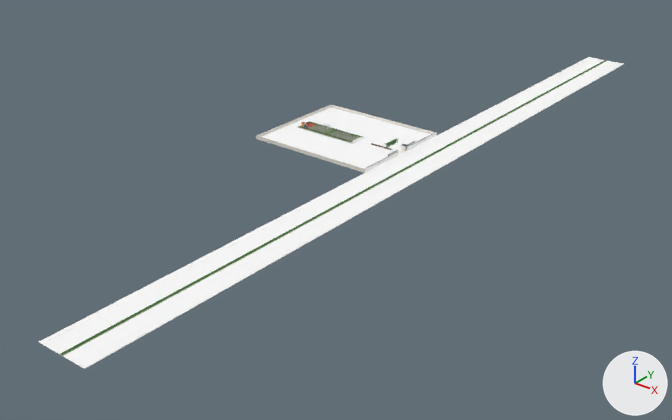
An edit to the glTF model public/models/site.glb, drawn before and after from the same camera.
Before and after are seen from a 50 mm camera at (339.0, -435.0, 216.0) aimed at (13.0, -27.0, -37.0). The axes (+X, +Y, +Z) are drawn at lower right. The lights are the same throughout. The first picture is the older version. Where no turn or scale is listed for an object, it has been applied to the vertices.

The older version as bpy lines, for what is in view:
```python
mat_asphalt = principled_material('asphalt')
mat_asphalt.base_color = (1.0, 1.0, 1.0)  # white #ffffff
mat_asphalt.roughness = 0.95
mat_footpath = principled_material('footpath')
mat_footpath.base_color = (1.0, 1.0, 1.0)  # white #ffffff
mat_footpath.roughness = 0.9
mat_paver = principled_material('paver')
mat_paver.base_color = (1.0, 1.0, 1.0)  # white #ffffff
mat_paver.roughness = 0.9
me_campus = bpy.data.meshes.new('campus')
me_campus.from_pydata(...)  # 9124 vertices, 15164 faces; spans x -58.0..58.0, y -260.0..260.0, z -3.0..3.0
me_campus.materials.append(mat_paver)  # white #ffffff
me_campus.materials.append(mat_wallw)  # white #e6e2da
me_campus.materials.append(mat_charcoal)  # dark grey #45484d
me_campus.materials.append(mat_stone)  # white #ffffff
me_campus.materials.append(mat_wood)  # white #ffffff
me_campus.materials.append(mat_gold)  # orange #d2a858, glowing brown #a28147
me_campus.materials.append(mat_soil)  # brown #4a3627
me_campus.materials.append(mat_white)  # white #f2f1ed
me_campus.materials.append(mat_yellowmark)  # yellow #e2b23a
me_campus.materials.append(mat_footpath)  # white #ffffff
me_campus.materials.append(mat_asphalt)  # white #ffffff
me_campus.materials.append(mat_kerb)  # grey #b9b6af
me_campus.materials.append(mat_hedge)  # dark green #3f6b2c
me_campus.materials.append(mat_mark)  # white #f1f1ec
me_campus.materials.append(mat_lawn2)  # green #6f9c45
me_campus.materials.append(mat_lawn)  # green #5e8c3a
me_campus.materials.append(mat_rubber)  # red #c4543c
me_campus.materials.append(mat_rubber2)  # cyan #3b7f9c
me_campus.materials.append(mat_playy)  # yellow #e9b63b
me_campus.materials.append(mat_water)  # cyan #2e6f86
me_campus.materials.append(mat_leaf)  # dark green #4c7a33
ob_campus = bpy.data.objects.new('campus', me_campus)
ob_campus.location = (14.9, 0.0, 2.9)
```
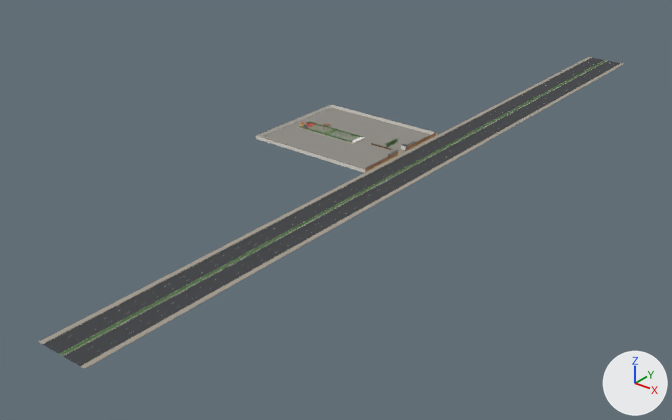
Where the change shows, as pixel boxes (x1, y1, x2, y2) in the pictures (672 x 420 px):
'campus', recoloured (white to grey): (39, 57, 623, 369) in both

Diff of the bpy script that builds the scene:
```diff
--- a/public/models/site.glb.py
+++ b/public/models/site.glb.py
@@ mat_paver @@
 mat_paver = principled_material('paver')
-mat_paver.base_color = (1.0, 1.0, 1.0)  # white #ffffff
+mat_paver.base_color = (0.275, 0.262, 0.238)  # grey #8f8c86
 mat_paver.roughness = 0.9
@@ mat_footpath @@
 mat_footpath = principled_material('footpath')
-mat_footpath.base_color = (1.0, 1.0, 1.0)  # white #ffffff
+mat_footpath.base_color = (0.371, 0.332, 0.275)  # grey #a49c8f
 mat_footpath.roughness = 0.9
@@ mat_asphalt @@
 mat_asphalt = principled_material('asphalt')
-mat_asphalt.base_color = (1.0, 1.0, 1.0)  # white #ffffff
+mat_asphalt.base_color = (0.0467, 0.0497, 0.0545)  # dark grey #3d3f42
 mat_asphalt.roughness = 0.95
```
